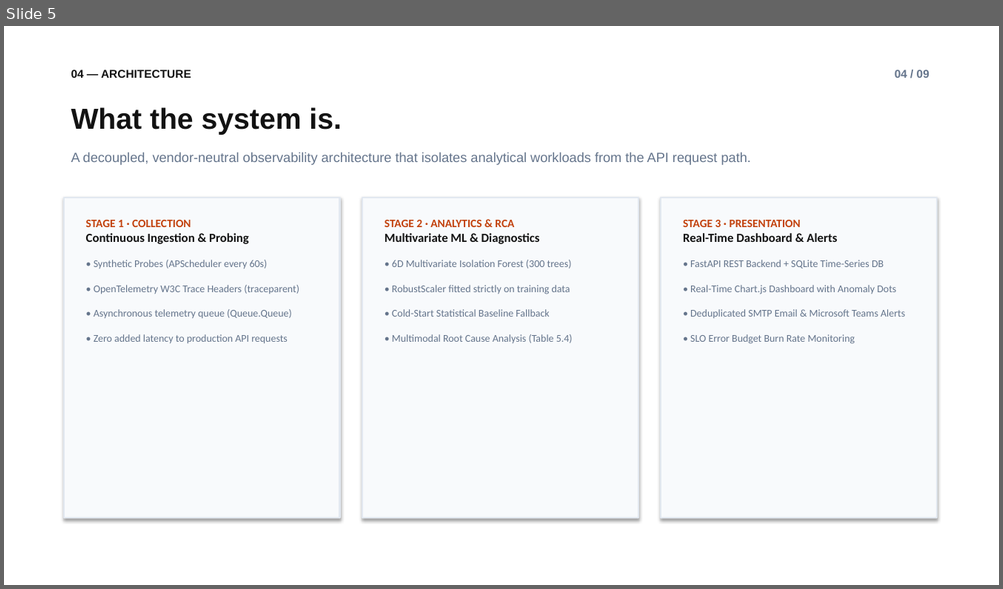
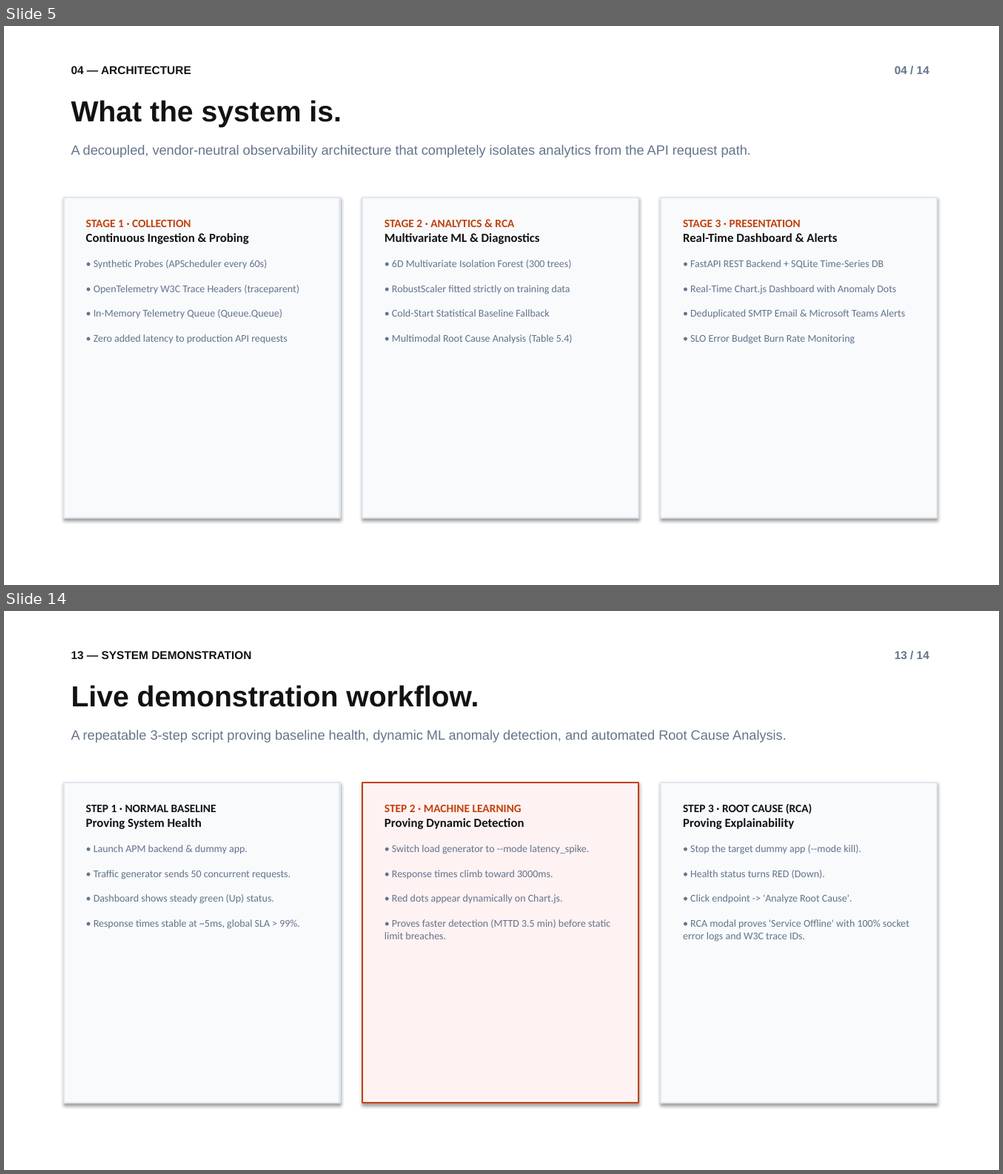
Before and after one commit to Bit06/Enterprise-APM-Dashboard, a slide deck: APM_Project_Presentation.pptx. Shown one above the other, each under a label of ours: slide 5 before the commit, slides 5 and 14 after it; the slides between them are not shown. The pictures are 1003x589 and 1003x1174 pixels, drawn with LibreOffice and Linux fonts; fonts in the diff are those of the drawing. Boxes give left, top, right and bottom in pixels: in the first picture for what was removed or moved away, otherwise in the second. Text is boxed around its words. In the diff, an @@ line names an element or a change of style, - is before the commit and + after.

```diff
--- a/APM_Project_Presentation.pptx
+++ b/APM_Project_Presentation.pptx
@@ slide 14 added at (4, 611, 999, 1170), background #FFFFFF @@
@@ text added at (71, 651, 251, 659), 11 pt, text #121212, bold @@
+13 — SYSTEM DEMONSTRATION
@@ text added at (894, 651, 929, 659), 11 pt, text #64748B, bold @@
+13 / 14
@@ text added at (71, 685, 478, 707), 28 pt, text #121212, bold @@
+Live demonstration workflow.
@@ text added at (71, 730, 786, 743), 13 pt, text #64748B @@
+A repeatable 3-step script proving baseline health, dynamic ML anomaly detection, and automated Root Cause Analysis.
@@ rectangle added at (64, 783, 340, 1103), fill #F8FAFC, outline #E2E8F0 1.5 pt @@
@@ rectangle added at (362, 783, 638, 1103), fill #FEF2F2, outline #C2410C 1.5 pt @@
@@ rectangle added at (660, 783, 936, 1103), fill #F8FAFC, outline #E2E8F0 1.5 pt @@
@@ text added at (86, 805, 300, 929), 10 pt, text #64748B @@
+STEP 1 · NORMAL BASELINE
+Proving System Health
+• Launch APM backend & dummy app.
+• Traffic generator sends 50 concurrent requests.
+• Dashboard shows steady green (Up) status.
+• Response times stable at ~5ms, global SLA > 99%.
@@ text added at (384, 805, 610, 940), 10 pt, text #64748B @@
+STEP 2 · MACHINE LEARNING
+Proving Dynamic Detection
+• Switch load generator to --mode latency_spike.
+• Response times climb toward 3000ms.
+• Red dots appear dynamically on Chart.js.
+• Proves faster detection (MTTD 3.5 min) before static limit breaches.
@@ text added at (683, 804, 909, 942), 10 pt, text #64748B @@
+STEP 3 · ROOT CAUSE (RCA)
+Proving Explainability
+• Stop the target dummy app (--mode kill).
+• Health status turns RED (Down).
+• Click endpoint -> 'Analyze Root Cause'.
+• RCA modal proves 'Service Offline' with 100% socket error logs and W3C trace IDs.
@@ slide 5 changed as well @@
@@ text "04 — ARCHITECTURE": place and size @@
-text "04 — ARCHITECTURE" at (71, 70, 191, 78)
+text "04 — ARCHITECTURE" at (71, 66, 191, 74)
@@ text at (894, 66, 929, 74): text changed @@
-04 / 09
+04 / 14
@@ text "What the system is.": place and size @@
-text "What the system is." at (71, 107, 341, 135)
+text "What the system is." at (71, 100, 341, 127)
@@ text at (71, 145, 751, 158): text changed @@
-A decoupled, vendor-neutral observability architecture that isolates analytical workloads from the API request path.
+A decoupled, vendor-neutral observability architecture that completely isolates analytics from the API request path.
@@ text at (94, 309, 282, 318): text changed @@
-• Asynchronous telemetry queue (Queue.Queue)
+• In-Memory Telemetry Queue (Queue.Queue)
```
Also in this commit, not shown: 9 other slides changed, 4 other slides added, 2 other files.
